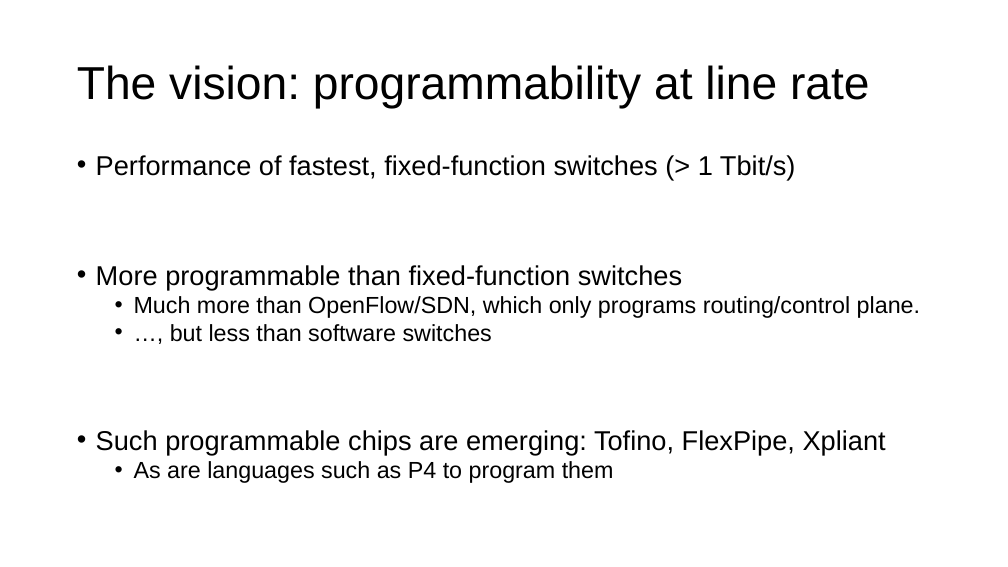
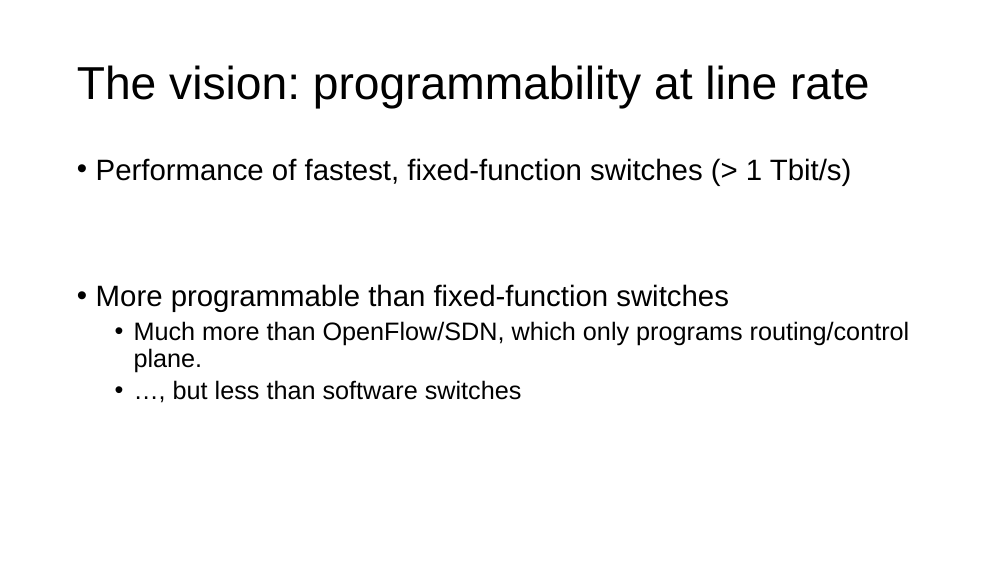
Before and after one commit to anirudhSK/pifo-domino-marple-ppts, a slide deck: slide 7 of combined_domino_pifo.pptx. Drawn at 1008x567 pixels with LibreOffice and Linux fonts; fonts in the diff are those of the drawing. Boxes give left, top, right and bottom in pixels: in the first picture for what was removed or moved away, otherwise in the second. Text is boxed around its words. In the diff, an @@ line names an element or a change of style, - is before the commit and + after.

```diff
--- a/combined_domino_pifo.pptx
+++ b/combined_domino_pifo.pptx
@@ text "Performance of fastest, fixed-function switches ..." at [96, 158, 910, 400]: size 25.9 to 28 pt in "Performance of fastest, fixed-function switches (> 1 ...", "More programmable than fixed-function switches"; size 22.2 to 24 pt in "Much more than OpenFlow/SDN, which only programs ...", "…, but less than software switches"; line spacing 0.8 to 0.9 @@
@@ text at [96, 430, 886, 483]: paragraphs removed @@
-• Such programmable chips are emerging: Tofino, FlexPipe, Xpliant
-  • As are languages such as P4 to program them
```
Also in this commit, not shown: 1 other slide changed, 2 slides added, 1 slide removed.
